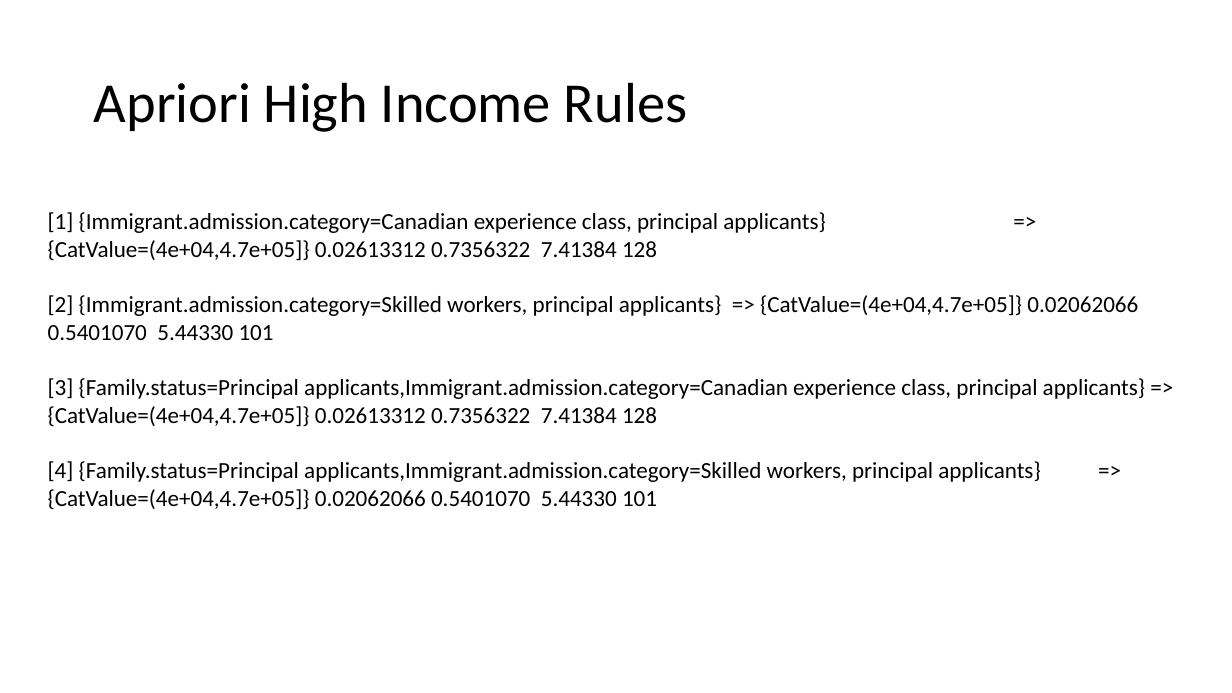
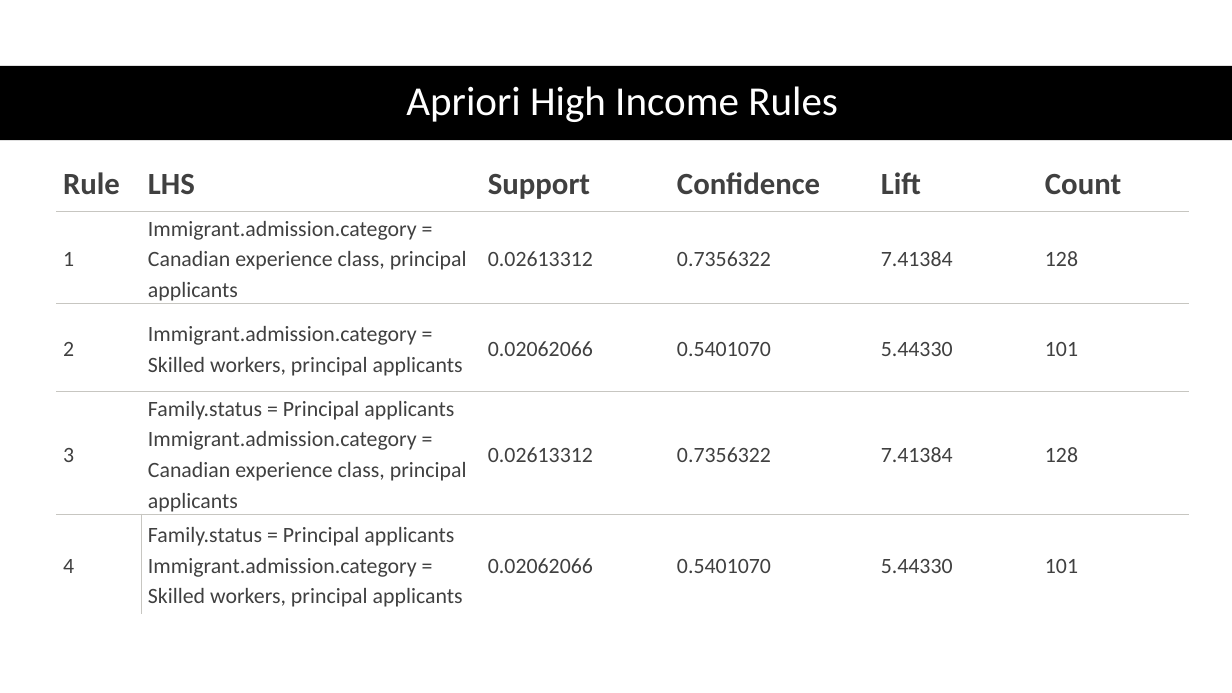
Before and after one commit to atefalvi/Ryerson_Capstone, a slide deck: slide 9 of Variance of immigrant earnings.pptx (slide 6 before the commit). Drawn at 1232x693 pixels with LibreOffice and Linux fonts; fonts in the diff are those of the drawing. Boxes give left, top, right and bottom in pixels: in the first picture for what was removed or moved away, otherwise in the second. Text is boxed around its words. In the diff, an @@ line names an element or a change of style, - is before the commit and + after.

```diff
--- a/Variance of immigrant earnings.pptx
+++ b/Variance of immigrant earnings.pptx
@@ rectangle added at [0,66,1232,140], fill #000000 @@
@@ title "Apriori High Income Rules": place and size @@
-title "Apriori High Income Rules" at [94,82,687,132]
+title "Apriori High Income Rules" at [406,86,838,122]
@@ title "Apriori High Income Rules" at [406,86,838,122]: size 44 to 32 pt, text colour #000000 to #FFFFFF; alignment left to centre @@
@@ table added at [56,151,1190,611], 5 rows, 6 columns @@
+Rule | LHS | Support | Confidence | Lift | Count
+1 | Immigrant.admission.category = Canadian experience class, principal applicants | 0.02613312 | 0.7356322 | 7.41384 | 128
+2 | Immigrant.admission.category = Skilled workers, principal applicants | 0.02062066 | 0.5401070 | 5.44330 | 101
+3 | Family.status = Principal applicants / Immigrant.admission.category = Canadian experience class, principal applicants | 0.02613312 | 0.7356322 | 7.41384 | 128
+4 | Family.status = Principal applicants / Immigrant.admission.category = Skilled workers, principal applicants | 0.02062066 | 0.5401070 | 5.44330 | 101
@@ text removed at [48,212,1145,509] @@
-[1] {Immigrant.admission.category=Canadian experience class, principal applicants} => {CatValue=(4e+04,4.7e+05]} 0.02613312 0.7356322 7.41384 128
-[2] {Immigrant.admission.category=Skilled workers, principal applicants} => {CatValue=(4e+04,4.7e+05]} 0.02062066 0.5401070 5.44330 101
-[3] {Family.status=Principal applicants,Immigrant.admission.category=Canadian experience class, principal applicants} => {CatValue=(4e+04,4.7e+05]} 0.02613312 0.7356322 7.41384 128
-[4] {Family.status=Principal applicants,Immigrant.admission.category=Skilled workers, principal applicants} => {CatValue=(4e+04,4.7e+05]} 0.02062066 0.5401070 5.44330 101
```
Also in this commit, not shown: 1 slide added, 1 slide removed.
